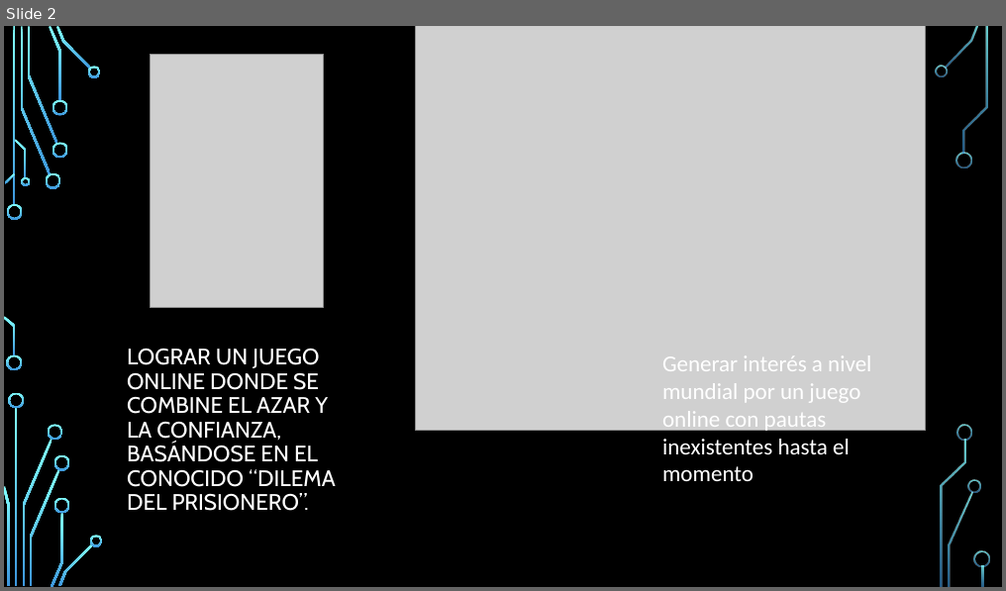
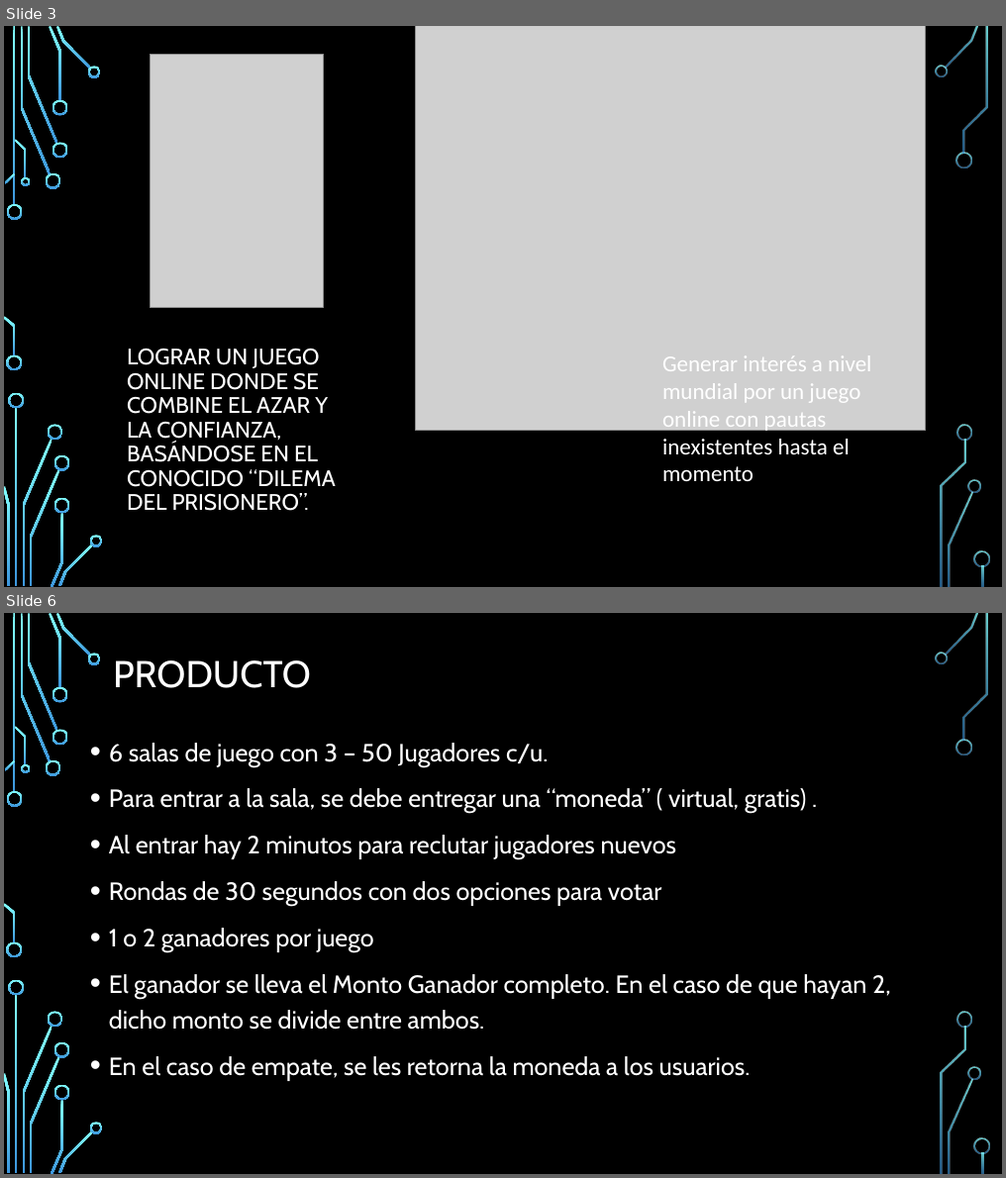
Before and after one commit to igalrevich/Minority-Proyecto-final-6IA-2017-, a slide deck: Presentacion final/PresentacionFinalMinority.pptx. Shown one above the other, each under a label of ours: slide 2 before the commit, slides 3 and 6 after it; the slides between them are not shown. The pictures are 1006x591 and 1006x1178 pixels, drawn with LibreOffice and Linux fonts; fonts in the diff are those of the drawing; grey boxes stand for pictures; background and template pictures are left out. Boxes give left, top, right and bottom in pixels: in the first picture for what was removed or moved away, otherwise in the second. Text is boxed around its words. In the diff, an @@ line names an element or a change of style, - is before the commit and + after.

```diff
--- a/Presentacion final/PresentacionFinalMinority.pptx
+++ b/Presentacion final/PresentacionFinalMinority.pptx
@@ slide 6 added at (4,613,1002,1174), background picture (left out); not listed: 36 template elements that a slide beside it also shows @@
@@ title added at (113,661,311,688), 36 pt, text #FFFFFF @@
+PRODUCTO
@@ text added at (109,743,891,1081), 24 pt, text #FFFFFF @@
+• 6 salas de juego con 3 – 50 Jugadores c/u.
+• Para entrar a la sala, se debe entregar una “moneda” ( virtual, gratis) .
+• Al entrar hay 2 minutos para reclutar jugadores nuevos
+• Rondas de 30 segundos con dos opciones para votar
+• 1 o 2 ganadores por juego
+• El ganador se lleva el Monto Ganador completo. En el caso de que hayan 2, dicho monto se divide entre ambos.
+• En el caso de empate, se les retorna la moneda a los usuarios.
@@ what was slide 2 is now slide 3 @@
```
Also in this commit, not shown: 1 slide changed, 2 other slides added, 9 other files.
